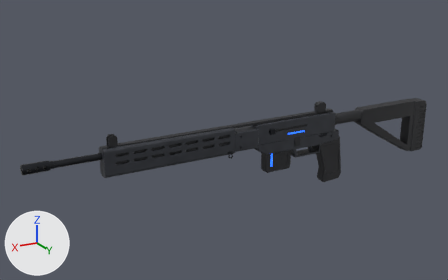
An edit to the Blender file art-source/weapons/Guardian.blend, drawn before and after from the same camera.
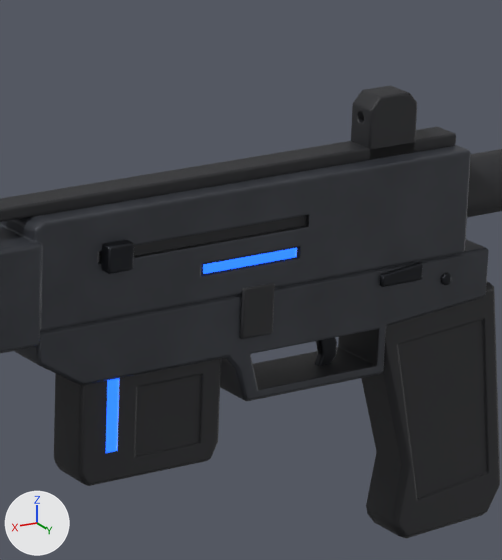
The first picture shows the older version from a 50 mm camera at (3.77, 4.69, 2.14) aimed at (1.12, -0.16, 0.26). The close-ups show the older and then the newer version on the part from 56% to 76% of the width and 31% to 66% of the height of that picture. Only the edits that show in the close-ups are written down. Lighting does not change. The marker at lower left points along +X, +Y and +Z.

Before the edit, the objects in view are built like this:
```python
ob_guardian_charginghandle = bpy.data.objects.new('Guardian_ChargingHandle', me_guardian_charginghandle)
ob_guardian_charginghandle.location = (0.0, 0.0, 0.0)
ob_guardian_mag = bpy.data.objects.new('Guardian_Mag', me_guardian_mag)
ob_guardian_mag.location = (0.0, 0.0, 0.0)
ob_guardian_neon = bpy.data.objects.new('Guardian_Neon', me_guardian_neon)
ob_guardian_neon.location = (0.0, 0.0, 0.0)
ob_guardian_receiver = bpy.data.objects.new('Guardian_Receiver', me_guardian_receiver)
ob_guardian_receiver.location = (0.0, 0.0, 0.0)
ob_guardian_sights = bpy.data.objects.new('Guardian_Sights', me_guardian_sights)
ob_guardian_sights.location = (0.0, 0.0, 0.0)
ob_guardian_stock = bpy.data.objects.new('Guardian_Stock', me_guardian_stock)
ob_guardian_stock.location = (0.0, 0.0, 0.0)
# also in view: 'Guardian_Grip' at (0.02, 0.0, -0.07); 'Guardian_BoltCatch' at (0.44, 0.06, 0.2); 'Guardian_FireSelector' at (0.13, 0.06, 0.22)
```
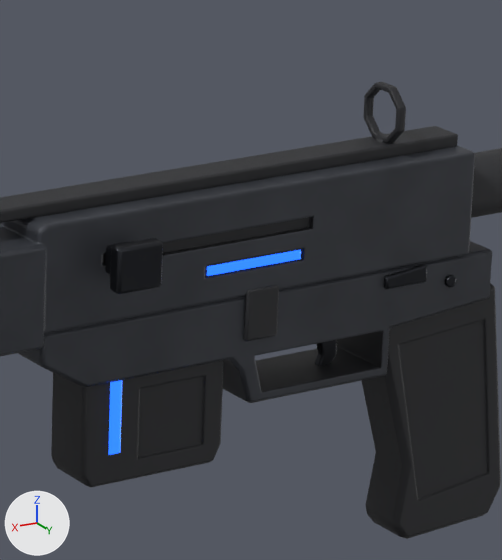
Changed parts and their boxes (x1, y1, x2, y2) in the close-ups (502 x 560 px; the box of a moved part takes in the faces that stretch with it):
'Guardian_Receiver', rescaled: before (0, 127, 489, 401); after (0, 126, 492, 403)
'Guardian_Mag', rescaled: before (54, 358, 221, 486); after (51, 360, 224, 487)
'Guardian_Sights', reshaped: before (351, 86, 417, 160); after (363, 82, 406, 144)
'Guardian_ChargingHandle', reshaped (71% wider, 63% taller): before (100, 240, 134, 274); after (104, 238, 163, 294)
'Guardian_Neon', rescaled: before (203, 248, 297, 274); after (207, 250, 301, 276)
part 1 of me_guardian_receiver, moved or reshaped: before (0, 145, 489, 401); after (0, 146, 492, 403)
part 2 of me_guardian_sights, added: after (363, 82, 406, 144)
part 3 of me_guardian_sights, deleted: before (351, 86, 417, 160)

What the commit changed:
me_guardian_receiver is used by ob_guardian_receiver; location (0.0, 0.0, 0.0).
me_guardian_receiver had 214 vertices, 416 faces and spanned x -0.07..2.36, y -0.07..0.07, z 0.03..0.45.
me_guardian_receiver now has 214 vertices, 416 faces and spans x -0.07..2.36, y -0.08..0.08, z 0.03..0.45.
me_guardian_receiver part 1: the whole mesh is scaled about its middle by (1, 1.2, 1).
me_guardian_sights is used by ob_guardian_sights; location (0.0, 0.0, 0.0).
me_guardian_sights had 154 vertices, 296 faces and spanned x 0.09..2.3, y -0.03..0.03, z 0.43..0.54.
me_guardian_sights now has 290 vertices, 564 faces and spans x 0.1..2.27, y -0.05..0.05, z 0.42..0.55.
me_guardian_sights part 2: a new loose piece, a torus around x (ring radius 0.049, tube radius 0.008) spanning x 0.13..0.146, y -0.051..0.051, z 0.448..0.549, in mat_body_dark (its picture is missing).
me_guardian_sights part 3: the loose piece of 58 vertices spanning x 0.09..0.19, y -0.03..0.03, z 0.43..0.54 is deleted.
Other edits to the shape of me_guardian_sights do not show in these pictures.
me_guardian_neon is used by ob_guardian_neon; location (0.0, 0.0, 0.0).
me_guardian_neon had 16 vertices, 24 faces and spanned x 0.358..0.55, y -0.061..0.061, z 0.285..0.301.
me_guardian_neon now has 16 vertices, 24 faces and spans x 0.358..0.55, y -0.073..0.073, z 0.285..0.301.
me_guardian_neon part 4: the whole mesh is scaled about its middle by (1, 1.2, 1).
me_guardian_mag is used by ob_guardian_mag; location (0.0, 0.0, 0.0).
me_guardian_mag had 66 vertices, 120 faces and spanned x 0.493..0.781, y -0.047..0.047, z -0.07..0.144.
me_guardian_mag now has 66 vertices, 120 faces and spans x 0.493..0.781, y -0.057..0.057, z -0.07..0.144.
me_guardian_mag part 5: the whole mesh is scaled about its middle by (1, 1.2, 1).
me_guardian_charginghandle is used by ob_guardian_charginghandle; location (0.0, 0.0, 0.0).
me_guardian_charginghandle had 24 vertices, 44 faces and spanned x 0.7072..0.7584, y 0.054..0.084, z 0.3232..0.3712.
me_guardian_charginghandle now has 48 vertices, 88 faces and spans x 0.688..0.7776, y 0.0648..0.144, z 0.3072..0.3872.
me_guardian_charginghandle part 6: 24 vertices removed from x 0.7072..0.7584, y 0.054..0.084, z 0.3232..0.3712; 48 vertices added at x 0.688..0.7776, y 0.0648..0.144, z 0.3072..0.3872.
